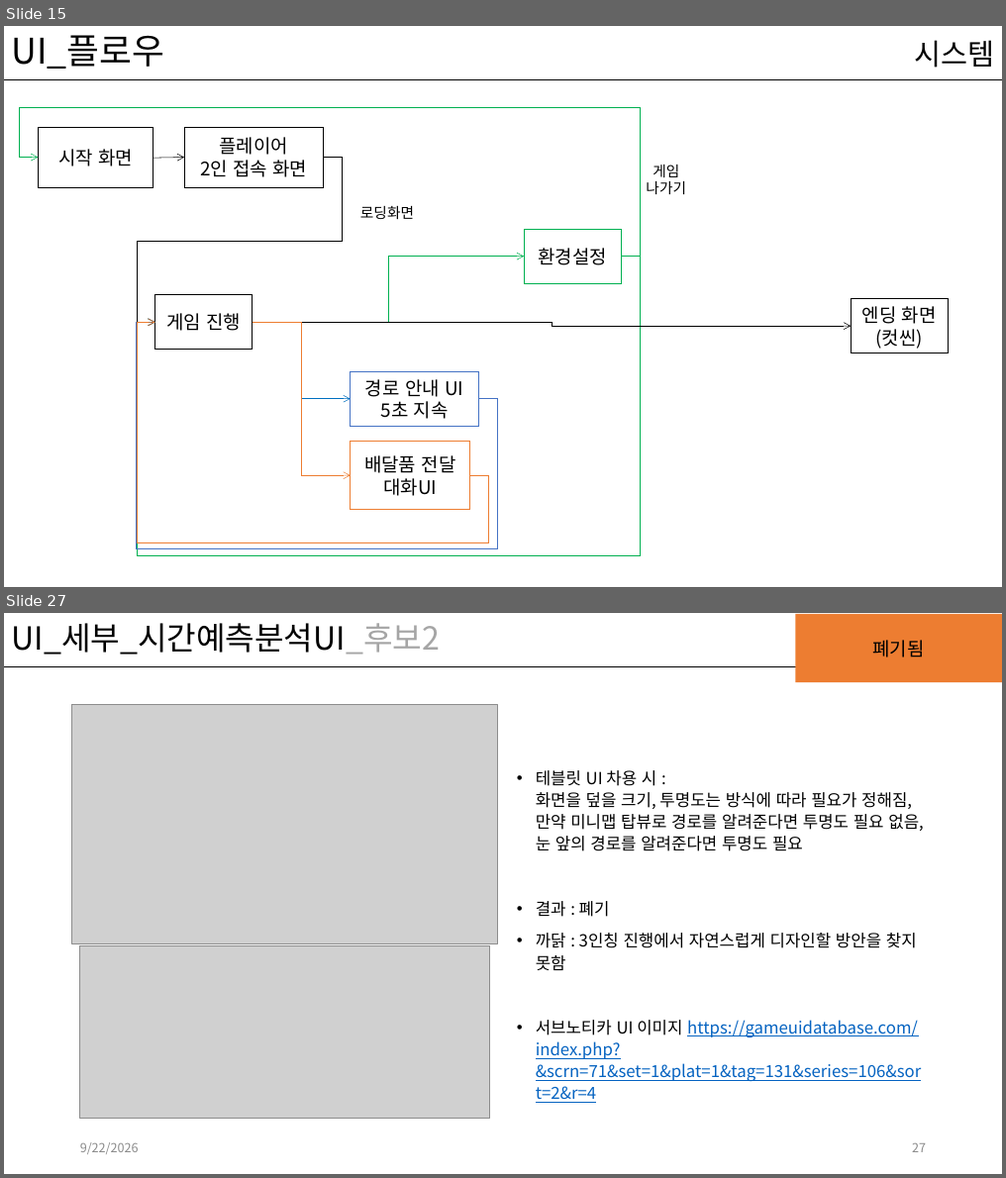
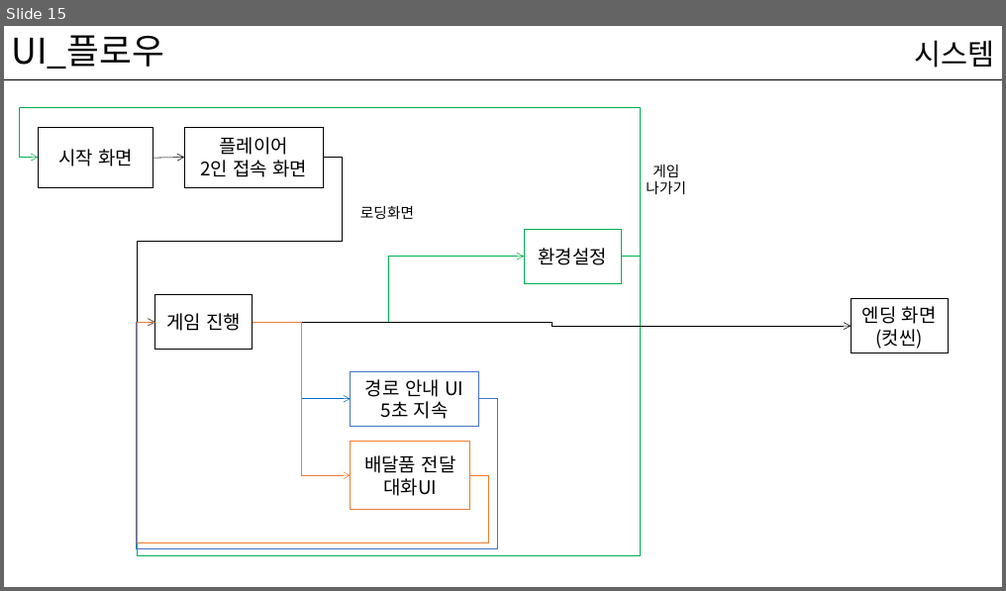
Before and after one commit to kwakyerin/2026_Graduation_Project, a slide deck: documents/HyunahKwon/design/designing/for_pro_pt/배트와 달트_평가pt.pptx. Shown one above the other, each under a label of ours: slides 15 and 27 before the commit, slide 15 after it; the slides between them are not shown. The pictures are 1006x1178 and 1006x591 pixels, drawn with LibreOffice and Linux fonts; fonts in the diff are those of the drawing; grey boxes stand for pictures. Boxes give left, top, right and bottom in pixels: in the first picture for what was removed or moved away, otherwise in the second. Text is boxed around its words. In the diff, an @@ line names an element or a change of style, - is before the commit and + after.

```diff
--- a/documents/HyunahKwon/design/designing/for_pro_pt/배트와 달트_평가pt.pptx
+++ b/documents/HyunahKwon/design/designing/for_pro_pt/배트와 달트_평가pt.pptx
@@ slide 27 removed at (4, 613, 1002, 1174), background #FFFFFF; not listed: 1 template element that a slide beside it also shows @@
@@ title removed at (12, 623, 440, 655) @@
-UI_세부_시간예측분석UI_후보2
@@ rectangle removed at (795, 614, 1002, 682) @@
-폐기됨
@@ text removed at (914, 640, 994, 658) @@
-시스템
@@ picture removed at (72, 704, 497, 944) @@
@@ text removed at (536, 770, 924, 1103) @@
-• 테블릿 UI 차용 시 :
-  화면을 덮을 크기, 투명도는 방식에 따라 필요가 정해짐, 만약 미니맵 탑뷰로 경로를 알려준다면 투명도 필요 없음, 눈 앞의 경로를 알려준다면 투명도 필요
-• 결과 : 폐기
-• 까닭 : 3인칭 진행에서 자연스럽게 디자인할 방안을 찾지 못함
-• 서브노티카 UI 이미지 https://gameuidatabase.com/index.php?&scrn=71&set=1&plat=1&tag=131&series=106&sort=2&r=4
@@ picture removed at (79, 947, 489, 1119) @@
@@ text removed at (80, 1143, 139, 1155) @@
-9/22/2026
@@ page number removed at (912, 1144, 926, 1153) @@
-27
```
Also in this commit, not shown: 16 slides changed, 1 slide added, 7 other slides removed, 1 other file.
